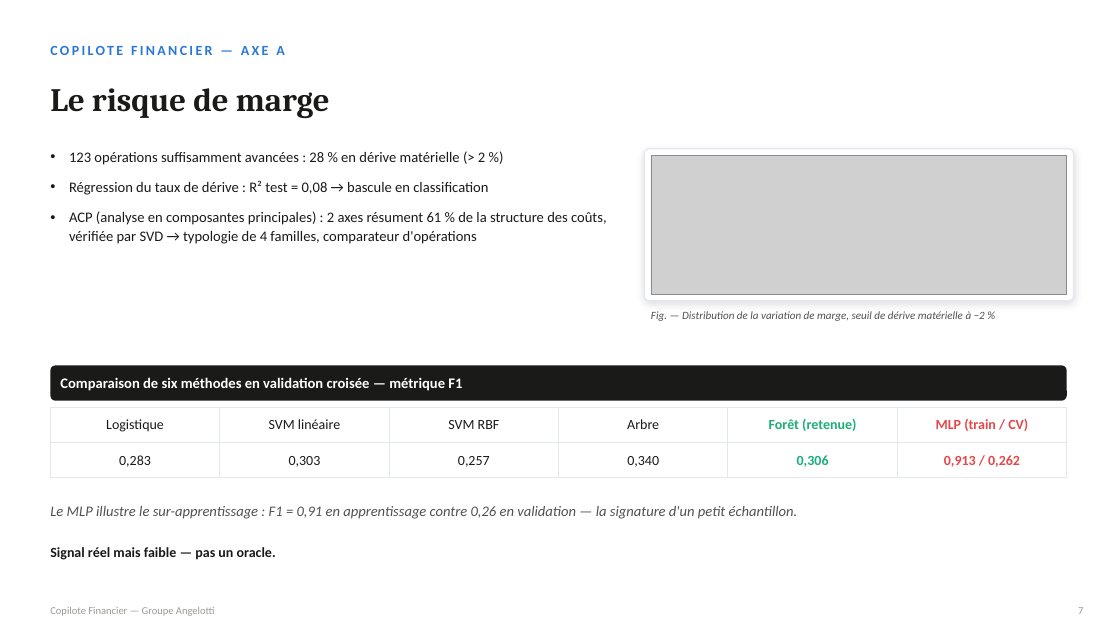
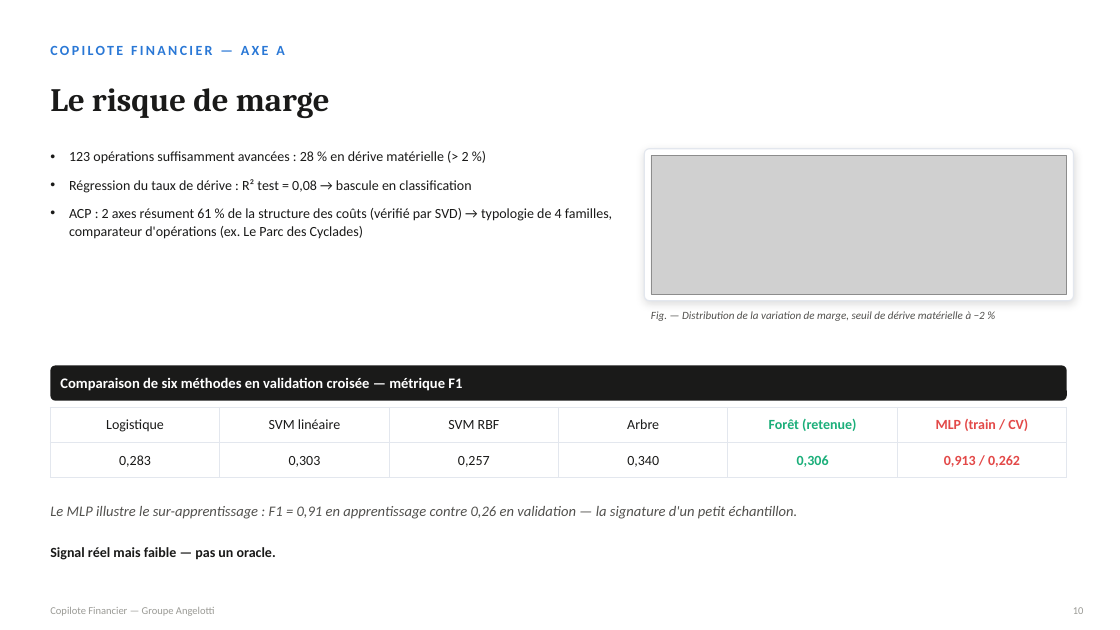
Before and after one commit to yzasmin/MemoireM2S2, a slide deck: slide 10 of soutenance_copilote_financier.pptx (slide 7 before the commit). Drawn at 1120x630 pixels with LibreOffice and Linux fonts; fonts in the diff are those of the drawing; grey boxes stand for pictures. Boxes give left, top, right and bottom in pixels: in the first picture for what was removed or moved away, otherwise in the second. Text is boxed around its words. In the diff, an @@ line names an element or a change of style, - is before the commit and + after.

```diff
--- a/soutenance_copilote_financier.pptx
+++ b/soutenance_copilote_financier.pptx
@@ text at (x1=69, y1=151, x2=471, y2=193): size 12.5 to 12 pt in "123 opérations suffisamment avancées : 28 % ...", "Régression du taux de dérive : R² ..."; less space between paragraphs @@
@@ text at (x1=69, y1=208, x2=612, y2=239): text changed; size 12.5 to 12 pt @@
-• ACP (analyse en composantes principales) : 2 axes résument 61 % de la structure des coûts, vérifiée par SVD → typologie de 4 familles, comparateur d'opérations
+• ACP : 2 axes résument 61 % de la structure des coûts (vérifié par SVD) → typologie de 4 familles, comparateur d'opérations (ex. Le Parc des Cyclades)
@@ text at (x1=1073, y1=607, x2=1084, y2=614): text changed @@
-7
+10
```
Also in this commit, not shown: 9 other slides changed, 4 slides added, 1 slide removed, 3 other files.
